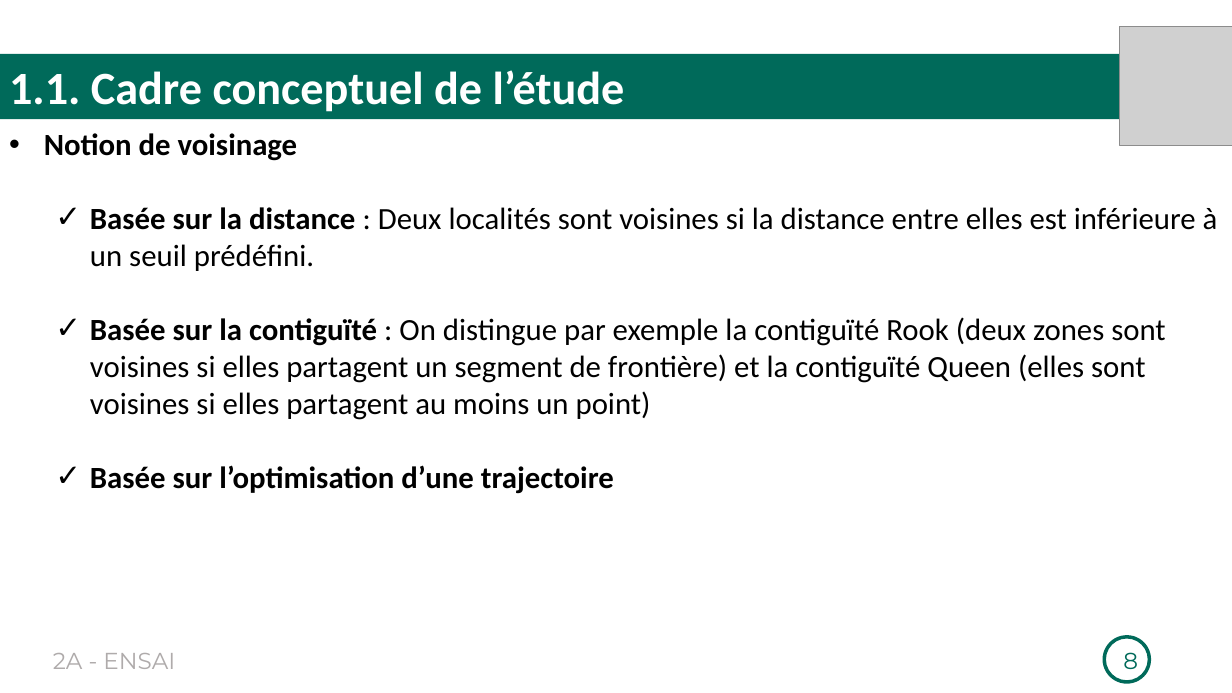
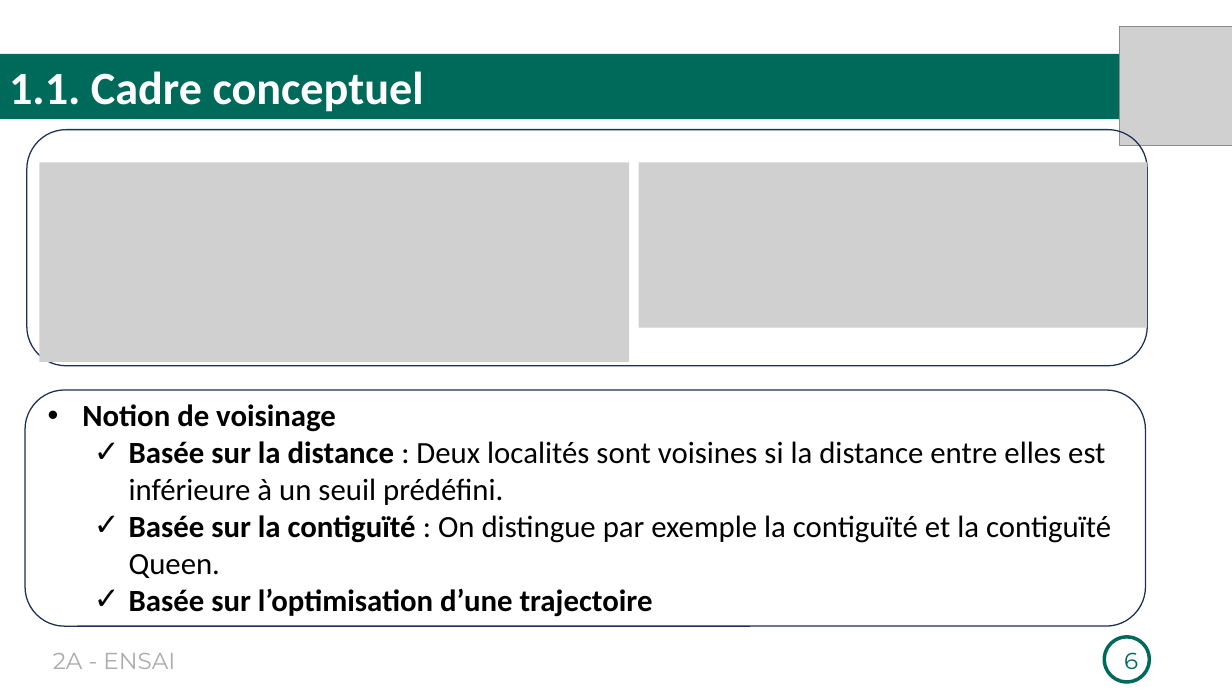
Before and after one commit to Richard-GOZAN/Projet-Stat-2A-Ensai, a slide deck: slide 6 of Présentation/Soutenance_Groupe25.pptx (slide 8 before the commit). Drawn at 1232x693 pixels with LibreOffice and Linux fonts; fonts in the diff are those of the drawing; grey boxes stand for pictures. Boxes give left, top, right and bottom in pixels: in the first picture for what was removed or moved away, otherwise in the second. Text is boxed around its words. In the diff, an @@ line names an element or a change of style, - is before the commit and + after.

```diff
--- a/Présentation/Soutenance_Groupe25.pptx
+++ b/Présentation/Soutenance_Groupe25.pptx
@@ text in rectangle at box(9, 71, 424, 112): text changed @@
-1.1. Cadre conceptuel de l’étude
+1.1. Cadre conceptuel
@@ group added at box(25, 129, 1148, 627): 2 rounded rectangles, 2 pictures @@
@@ text "Notion de voisinage": place and size @@
-text "Notion de voisinage" at box(44, 133, 1218, 494)
+text "Notion de voisinage" at box(82, 404, 1111, 617)
@@ text at box(129, 515, 1111, 578): text changed @@
-  ✓ Basée sur la contiguïté : On distingue par exemple la contiguïté Rook (deux zones sont voisines si elles partagent un segment de frontière) et la contiguïté Queen (elles sont voisines si elles partagent au moins un point)
+  ✓ Basée sur la contiguïté : On distingue par exemple la contiguïté et la contiguïté Queen.
@@ page number at box(1124, 652, 1138, 669): text changed @@
-8
+6
```
Also in this commit, not shown: 6 other slides changed, 3 slides added, 3 slides removed.
